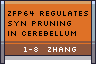
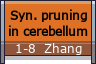
The second (96, 64) image is a revision of the first. Changes to its layers:
painted on "1-8 Zhang" over <box>16,43,82,55</box>
renamed "ZFP64 regulates ..." to "Syn. pruning ...", painted on it over <box>8,9,88,36</box>
